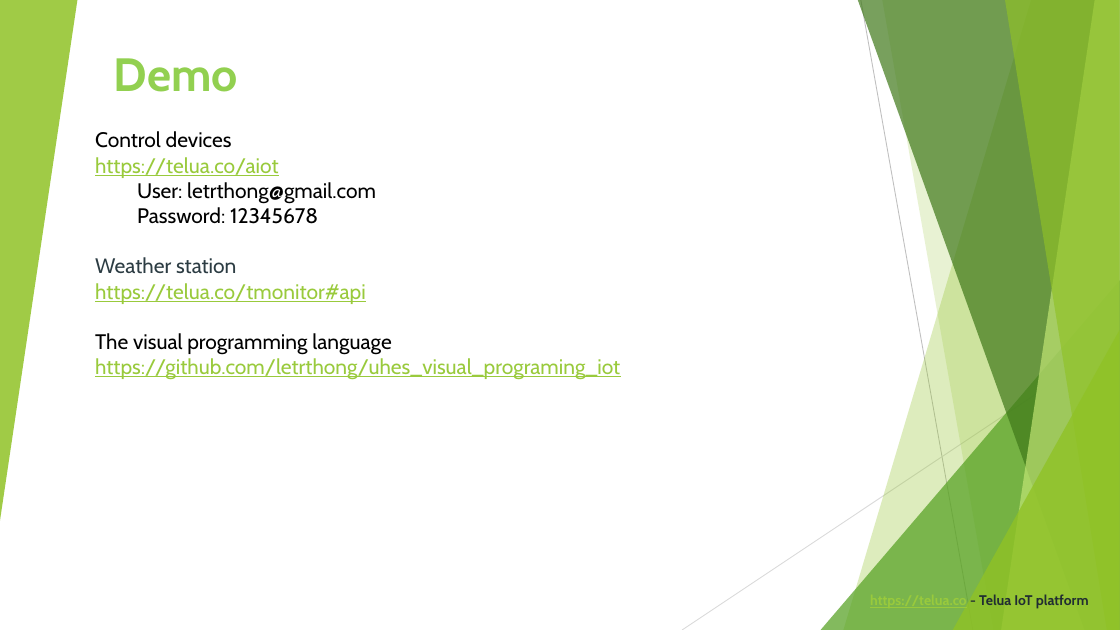
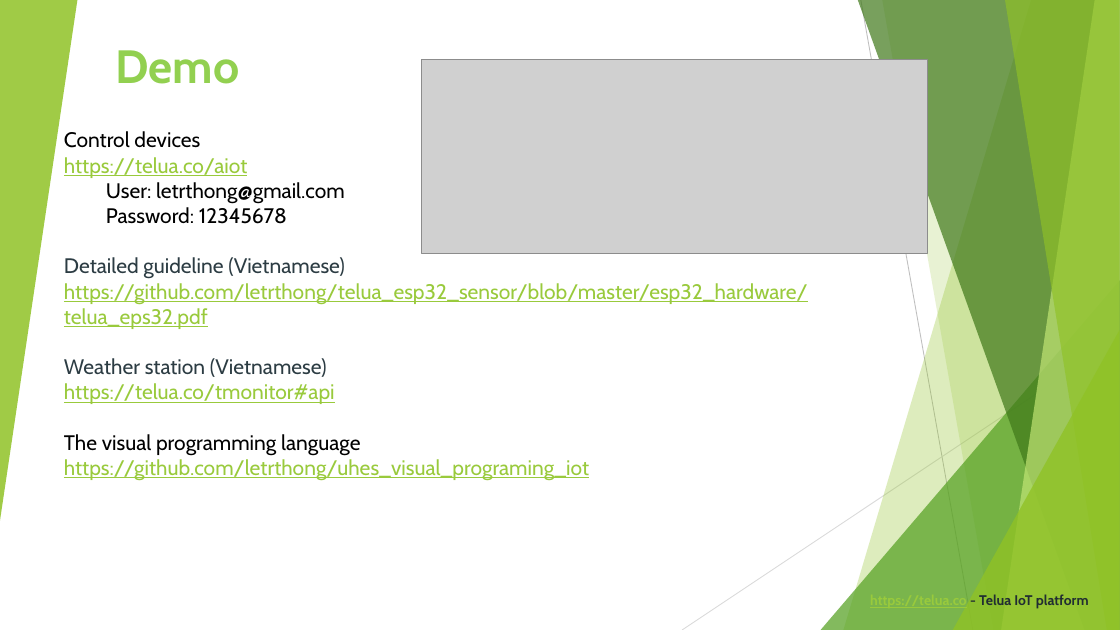
Before and after one commit to letrthong/telua_esp32_sensor, a slide deck: slide 7 of esp32_hardware/Telua_Pitch_Deck.pptx. Drawn at 1120x630 pixels with LibreOffice and Linux fonts; fonts in the diff are those of the drawing; grey boxes stand for pictures. Boxes give left, top, right and bottom in pixels: in the first picture for what was removed or moved away, otherwise in the second. Text is boxed around its words. In the diff, an @@ line names an element or a change of style, - is before the commit and + after.

```diff
--- a/esp32_hardware/Telua_Pitch_Deck.pptx
+++ b/esp32_hardware/Telua_Pitch_Deck.pptx
@@ title "Demo" moved from (x1=114, y1=58, x2=238, y2=92) to (x1=116, y1=50, x2=240, y2=84) @@
@@ picture added at (x1=422, y1=59, x2=927, y2=253) @@
@@ text "Control devices" moved from (x1=95, y1=131, x2=620, y2=380) to (x1=64, y1=131, x2=808, y2=481) @@
@@ text at (x1=64, y1=257, x2=808, y2=377): text changed; text colour #2C3C43 to #99CA3C @@
-Weather station
+Detailed guideline (Vietnamese)
+https://github.com/letrthong/telua_esp32_sensor/blob/master/esp32_hardware/telua_eps32.pdf
+Weather station (Vietnamese)
```
Also in this commit, not shown: 3 other slides changed, 1 slide added, 1 other file.
